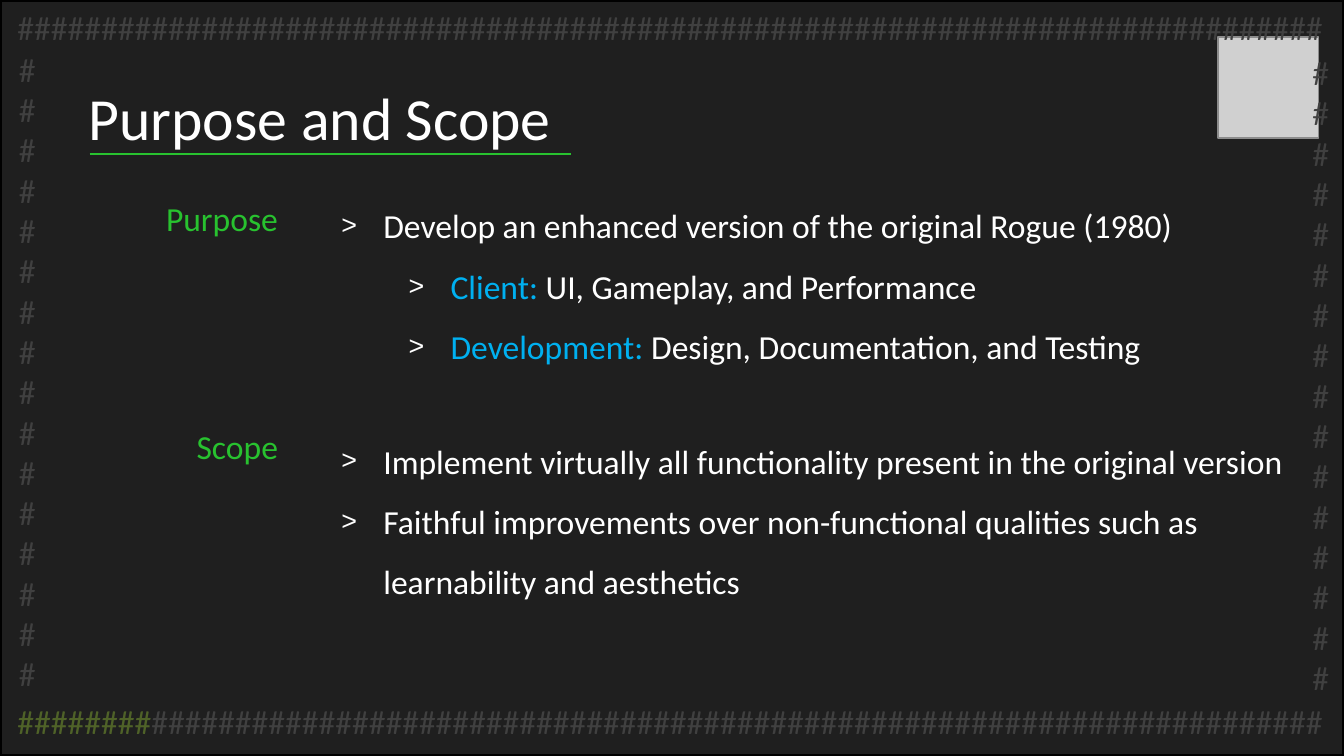
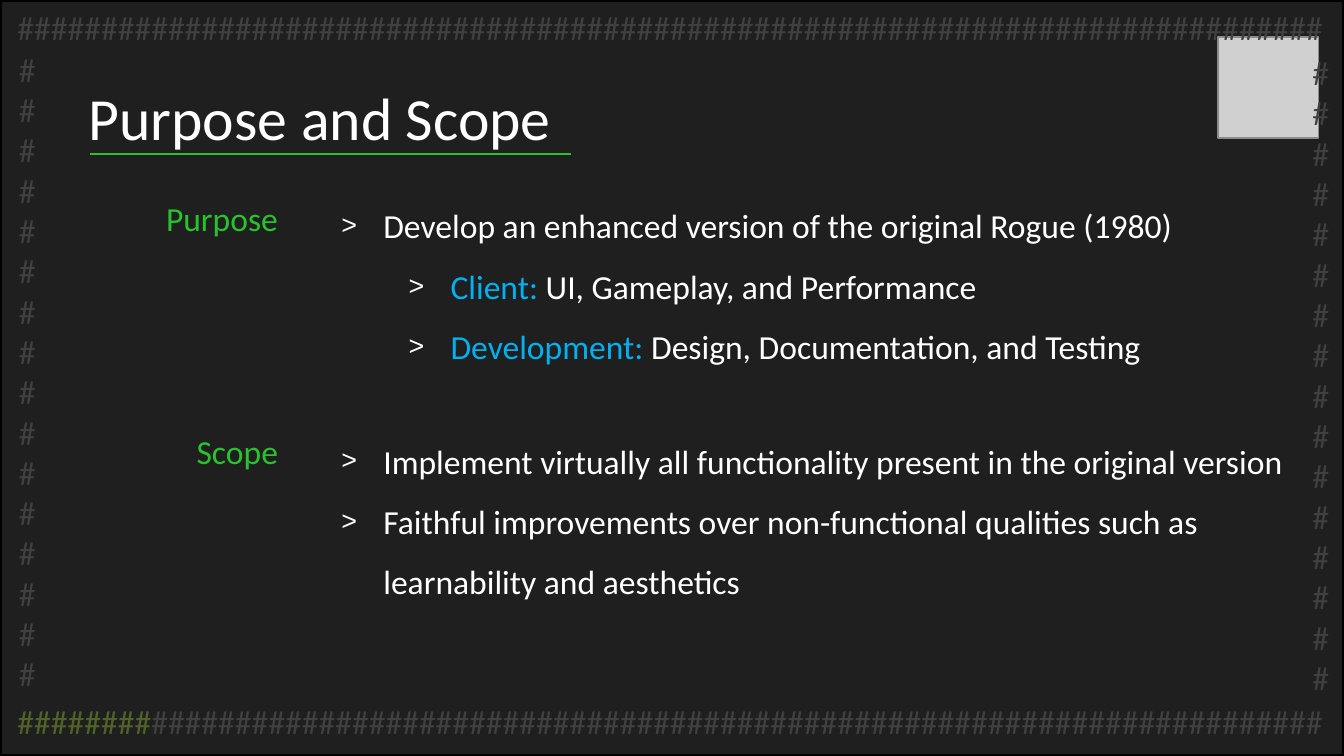
Before and after one commit to prinsij/RogueReborn, a slide deck: slide 3 of Doc/FinalPresentation/RR.pptx. Drawn at 1344x756 pixels with LibreOffice and Linux fonts; fonts in the diff are those of the drawing; grey boxes stand for pictures. Boxes give left, top, right and bottom in pixels: in the first picture for what was removed or moved away, otherwise in the second. Text is boxed around its words. In the diff, an @@ line names an element or a change of style, - is before the commit and + after.

```diff
--- a/Doc/FinalPresentation/RR.pptx
+++ b/Doc/FinalPresentation/RR.pptx
@@ text at box(197, 437, 278, 465): paragraph removed @@
-Scope
@@ text added at box(197, 442, 278, 470), 18 pt, text #28C22F @@
+Scope
```
Also in this commit, not shown: 1 other slide changed.
